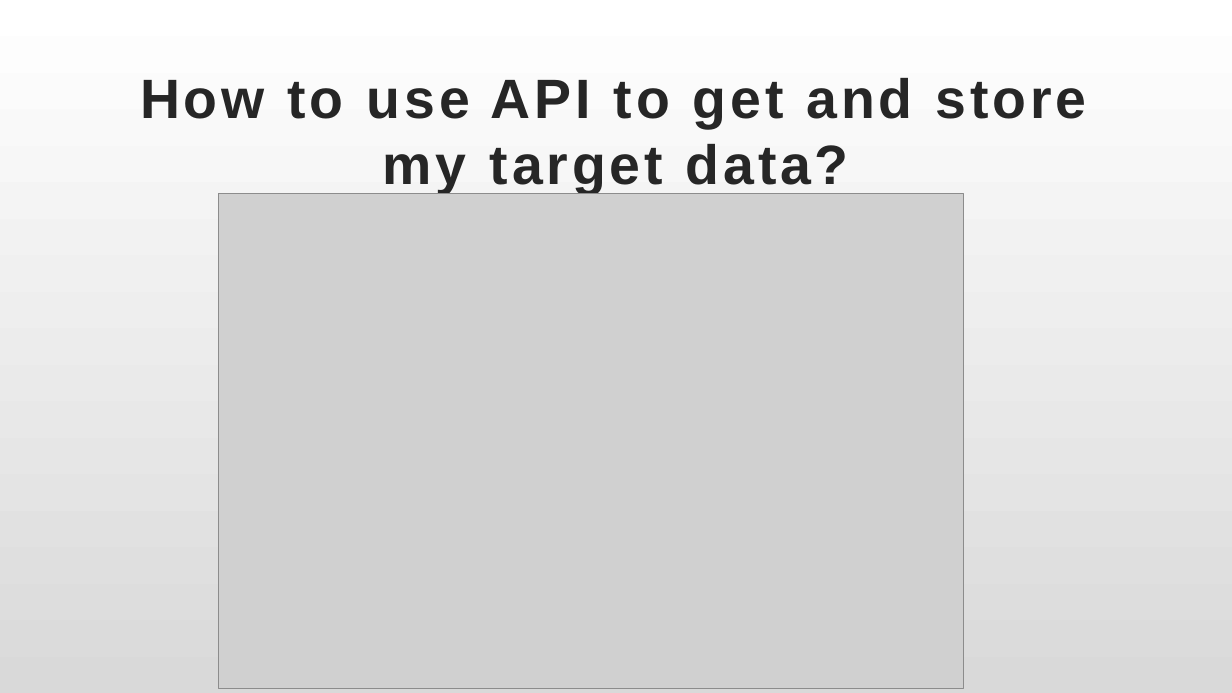
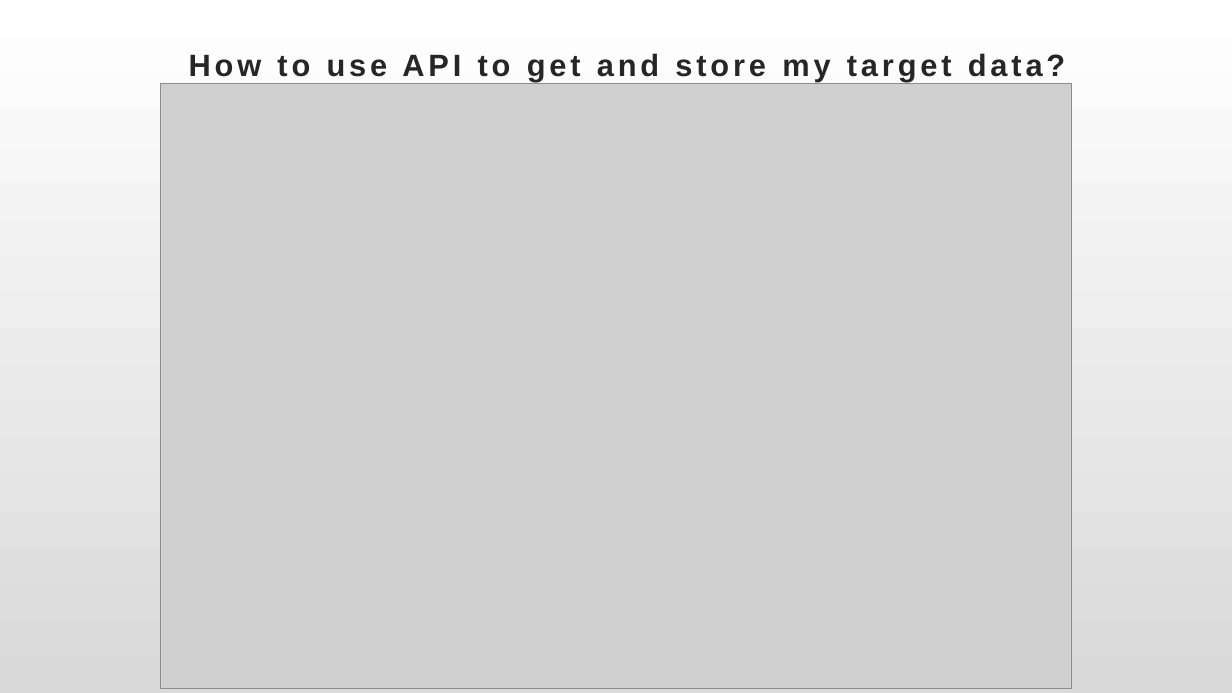
Before and after one commit to Yuehao-Wang/AIM-5001, a slide deck: slide 11 of Y_Wang_Final_Project_Presentation.pptx. Drawn at 1232x693 pixels with LibreOffice and Linux fonts; fonts in the diff are those of the drawing; grey boxes stand for pictures. Boxes give left, top, right and bottom in pixels: in the first picture for what was removed or moved away, otherwise in the second. Text is boxed around its words. In the diff, an @@ line names an element or a change of style, - is before the commit and + after.

```diff
--- a/Y_Wang_Final_Project_Presentation.pptx
+++ b/Y_Wang_Final_Project_Presentation.pptx
@@ title "How to use API to ...": place and size @@
-title "How to use API to ..." at (140, 78, 1087, 194)
+title "How to use API to ..." at (189, 53, 1065, 82)
@@ title "How to use API to ..." at (189, 53, 1065, 82): size 43.2 to 24 pt @@
@@ picture: place and size @@
-picture at (218, 194, 963, 689)
+picture at (161, 83, 1072, 689)
```
Also in this commit, not shown: 3 other slides changed.
